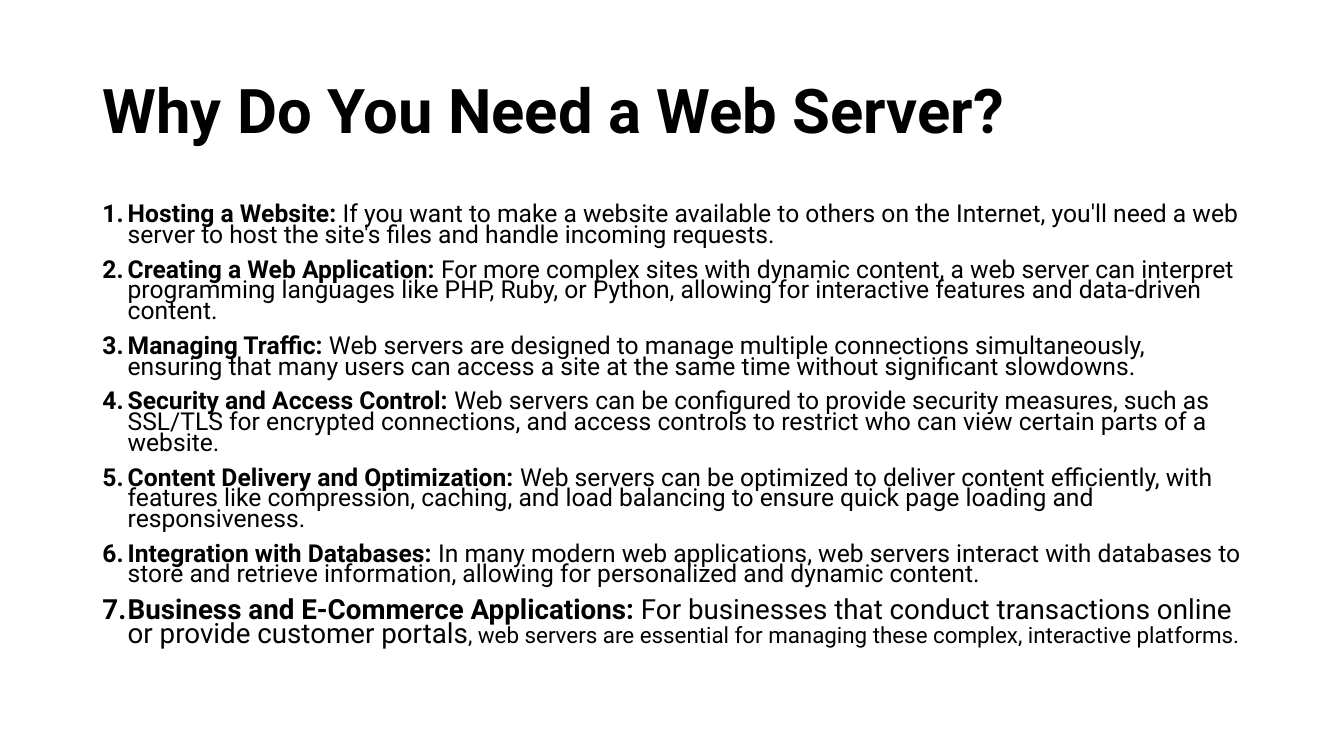
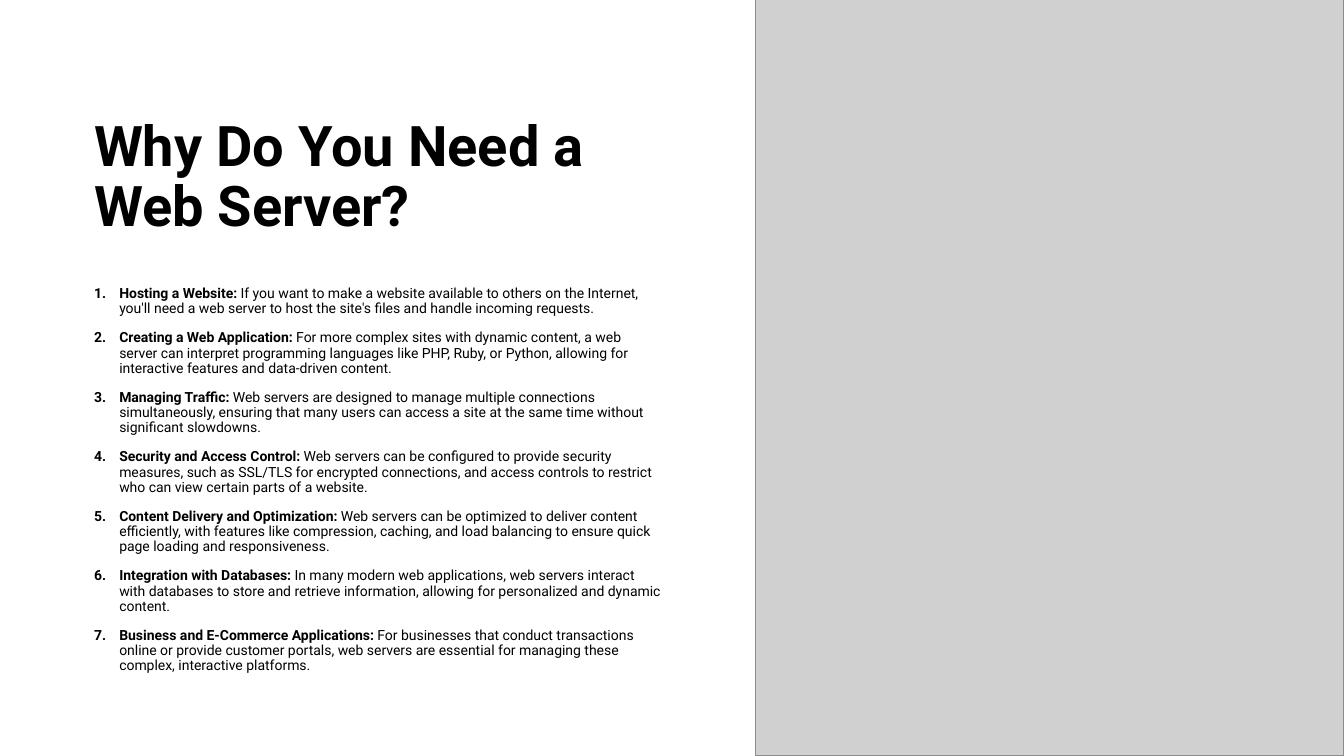
Before and after one commit to 1shaked/full-stack, a slide deck: slide 4 of 26ass/Node intro.pptx. Drawn at 1344x756 pixels with LibreOffice and Linux fonts; fonts in the diff are those of the drawing; grey boxes stand for pictures. Boxes give left, top, right and bottom in pixels: in the first picture for what was removed or moved away, otherwise in the second. Text is boxed around its words. In the diff, an @@ line names an element or a change of style, - is before the commit and + after.

Commit message:
multiple lessons

```diff
--- a/26ass/Node intro.pptx
+++ b/26ass/Node intro.pptx
@@ picture added at [756,0,1344,756] @@
@@ title "Why Do You Need a ...": place and size @@
-title "Why Do You Need a ..." at [102,86,1004,146]
+title "Why Do You Need a ..." at [94,124,584,227]
@@ title "Why Do You Need a ..." at [94,124,584,227]: size 44 to 40 pt @@
@@ text "Hosting a Website: If you ...": place and size @@
-text "Hosting a Website: If you ..." at [102,203,1240,649]
+text "Hosting a Website: If you ..." at [119,287,661,673]
@@ text "Hosting a Website: If you ..." at [119,287,661,673]: size 17.6 to 10 pt in "Hosting a Website: If you want to ...", "Creating a Web Application: For more complex ...", "Managing Traffic: Web servers are designed to ...", "Security and Access Control: Web servers can ..." and 2 more places; size 19.8 to 10 pt in "Business and E-Commerce Applications: For businesses that ..."; size 16 to 10 pt in "portals, web servers are essential for managing ..."; line spacing 0.7 to 0.9; vertical alignment top to middle @@
```
Also in this commit, not shown: 11 other slides changed, 19 slides added, 31 other files.
